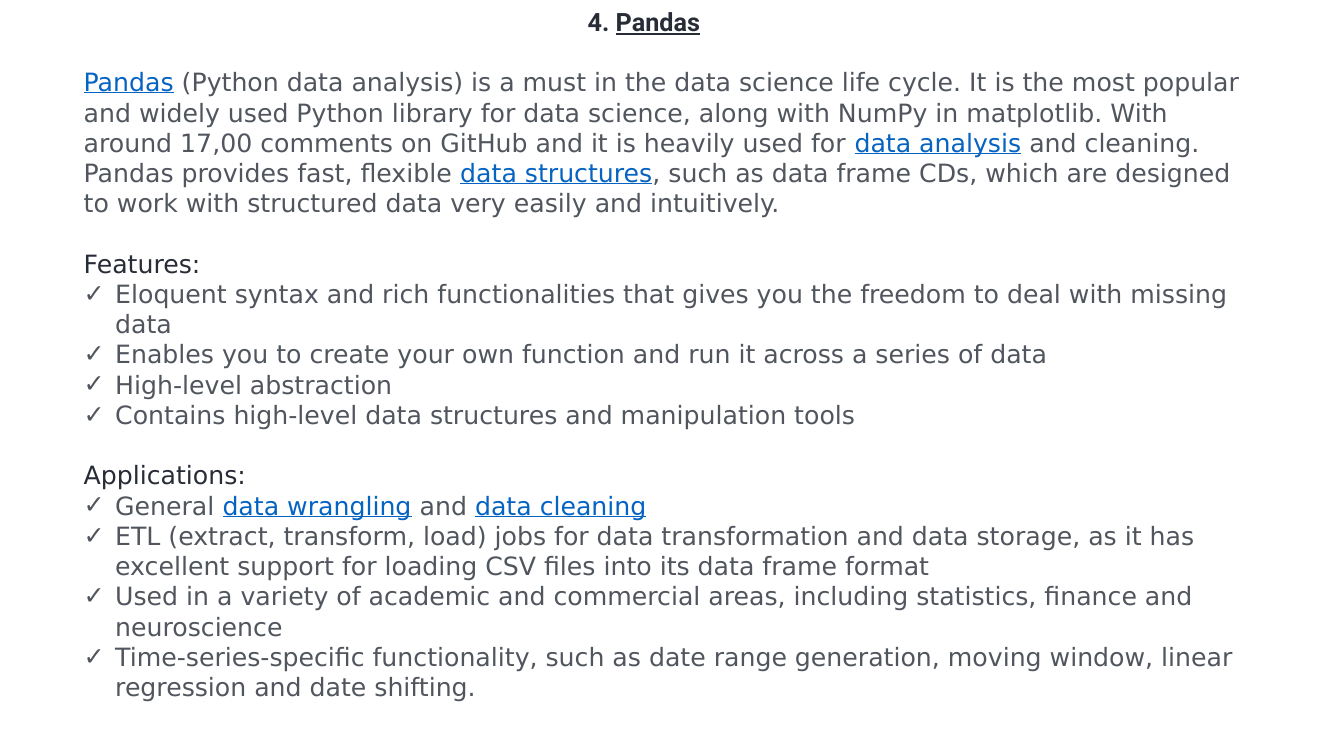
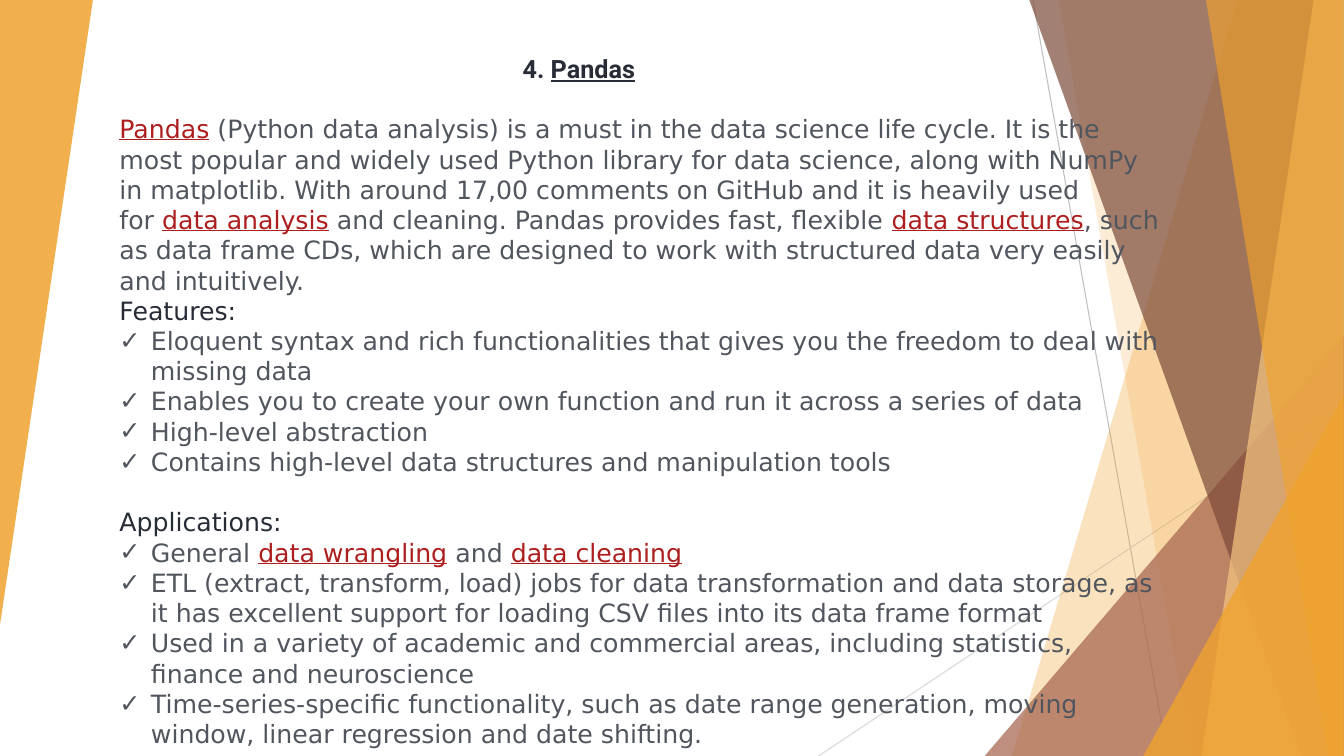
Before and after one commit to pallavimulik/Pallavi_DPDS202108, a slide deck: slide 5 of PythonTutorial/Presentation/PPtonlibraries.pptx. Drawn at 1344x756 pixels with LibreOffice and Linux fonts; fonts in the diff are those of the drawing. Boxes give left, top, right and bottom in pixels: in the first picture for what was removed or moved away, otherwise in the second. Text is boxed around its words. In the diff, an @@ line names an element or a change of style, - is before the commit and + after.

```diff
--- a/PythonTutorial/Presentation/PPtonlibraries.pptx
+++ b/PythonTutorial/Presentation/PPtonlibraries.pptx
@@ group added at <box>0,0,1344,756</box>: 5 freeform shapes, 3 triangles, 2 lines @@
@@ text "4. Pandas": place and size @@
-text "4. Pandas" at <box>84,12,1239,701</box>
+text "4. Pandas" at <box>119,59,1159,748</box>
@@ text at <box>119,117,1159,568</box>: text colour #0563C1 to #AD1F1F in "Pandas data analysis data structures,", "data wrangling data cleaning" @@
```
Also in this commit, not shown: 10 other slides changed, 2 other files.
